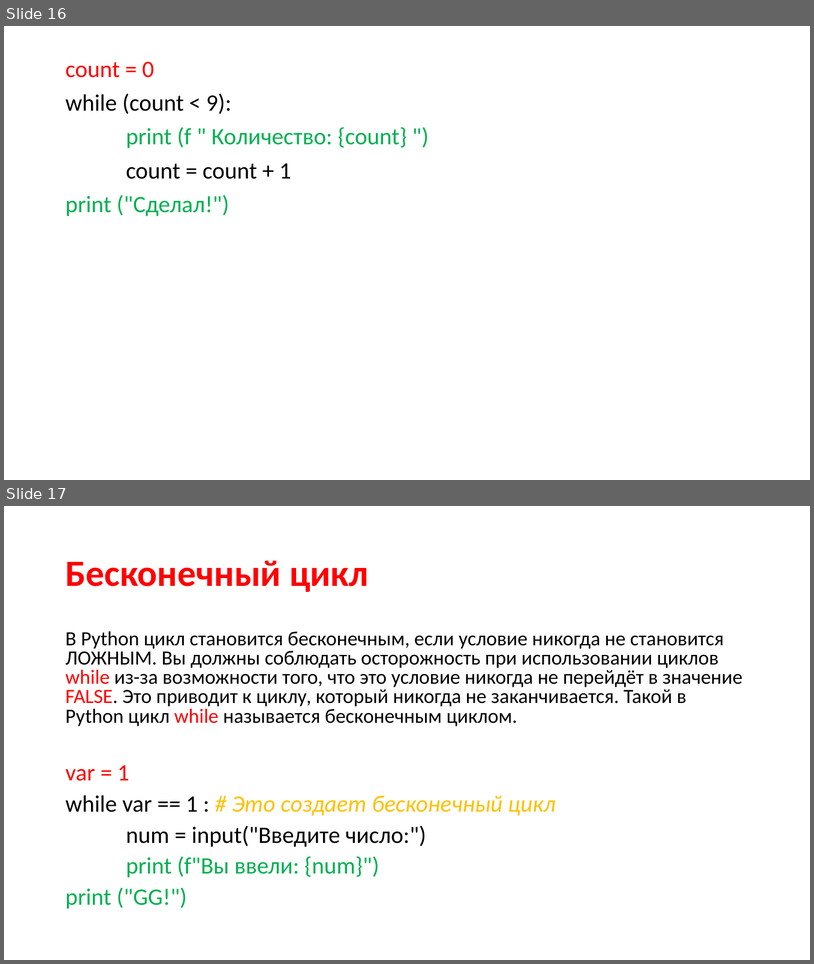
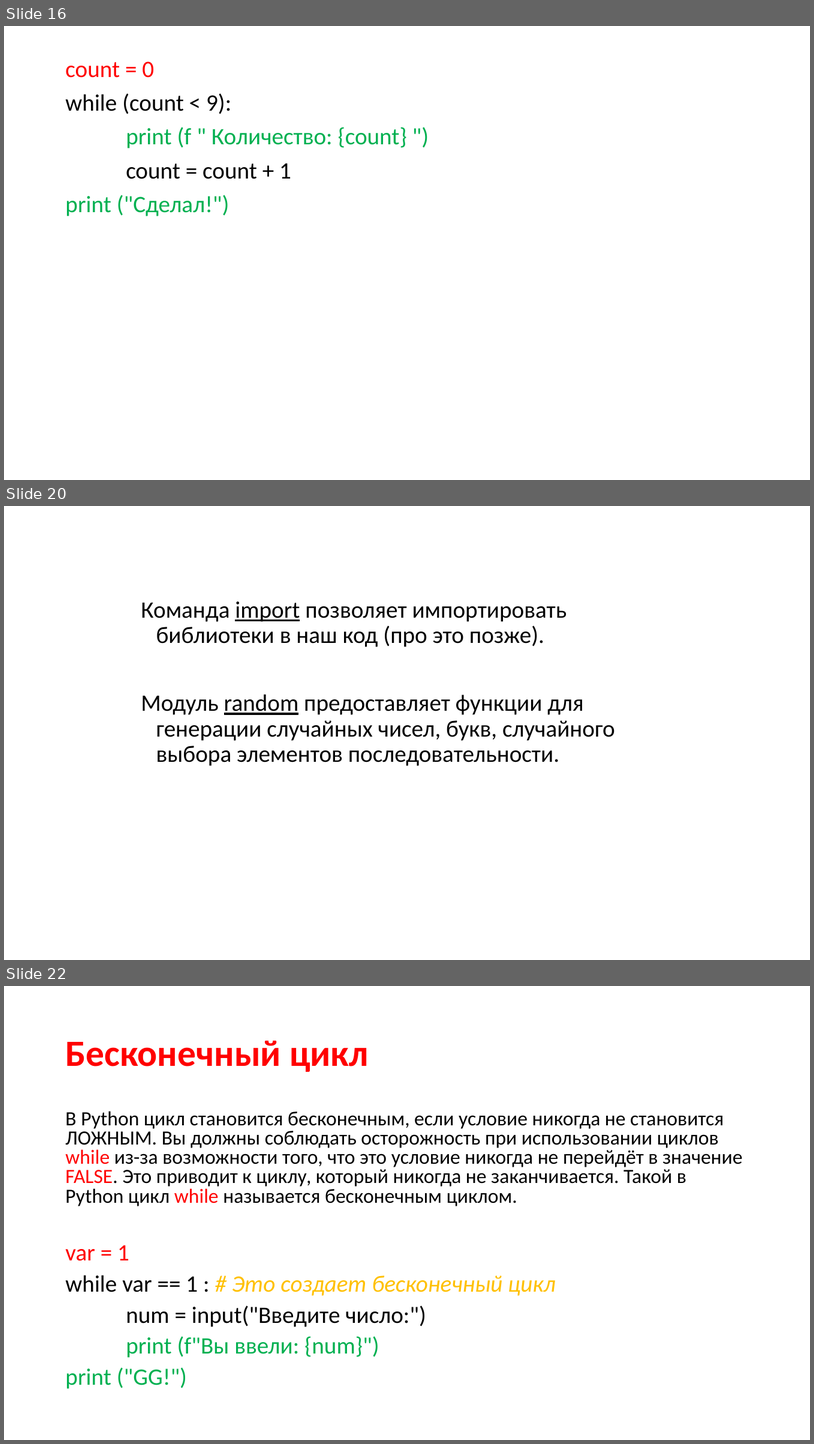
Before and after one commit to xDes-by/test, a slide deck: Презентация4.pptx. Shown one above the other, each under a label of ours: slides 16 and 17 before the commit, slides 16, 20 and 22 after it; the slides between them are not shown. The pictures are 814x964 and 814x1444 pixels, drawn with LibreOffice and Linux fonts; fonts in the diff are those of the drawing. Boxes give left, top, right and bottom in pixels: in the first picture for what was removed or moved away, otherwise in the second. Text is boxed around its words. In the diff, an @@ line names an element or a change of style, - is before the commit and + after.

```diff
--- a/Презентация4.pptx
+++ b/Презентация4.pptx
@@ slide 20 added at (4, 506, 810, 960), background #FFFFFF @@
@@ text added at (141, 601, 615, 766), 28 pt, text #000000 @@
+Команда import позволяет импортировать библиотеки в наш код (про это позже).
+Модуль random предоставляет функции для генерации случайных чисел, букв, случайного выбора элементов последовательности.
@@ what was slide 17 is now slide 22 @@
```
Also in this commit, not shown: 26 other slides added, 1 slide removed, 2 other files.
